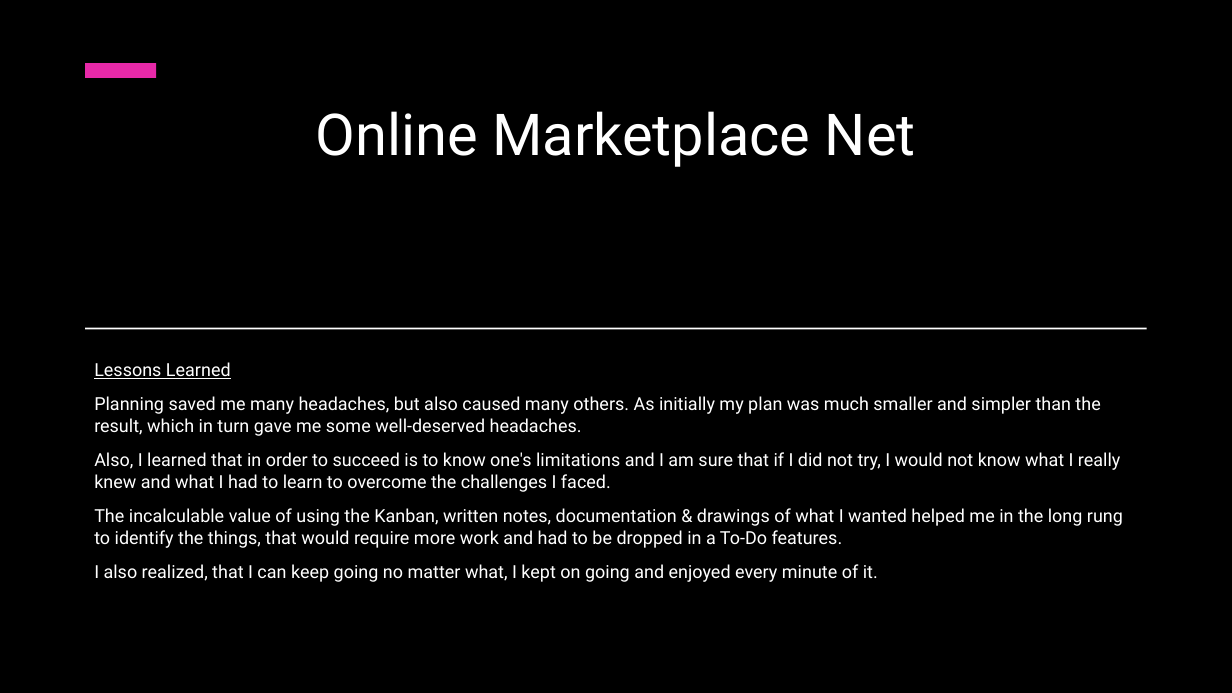
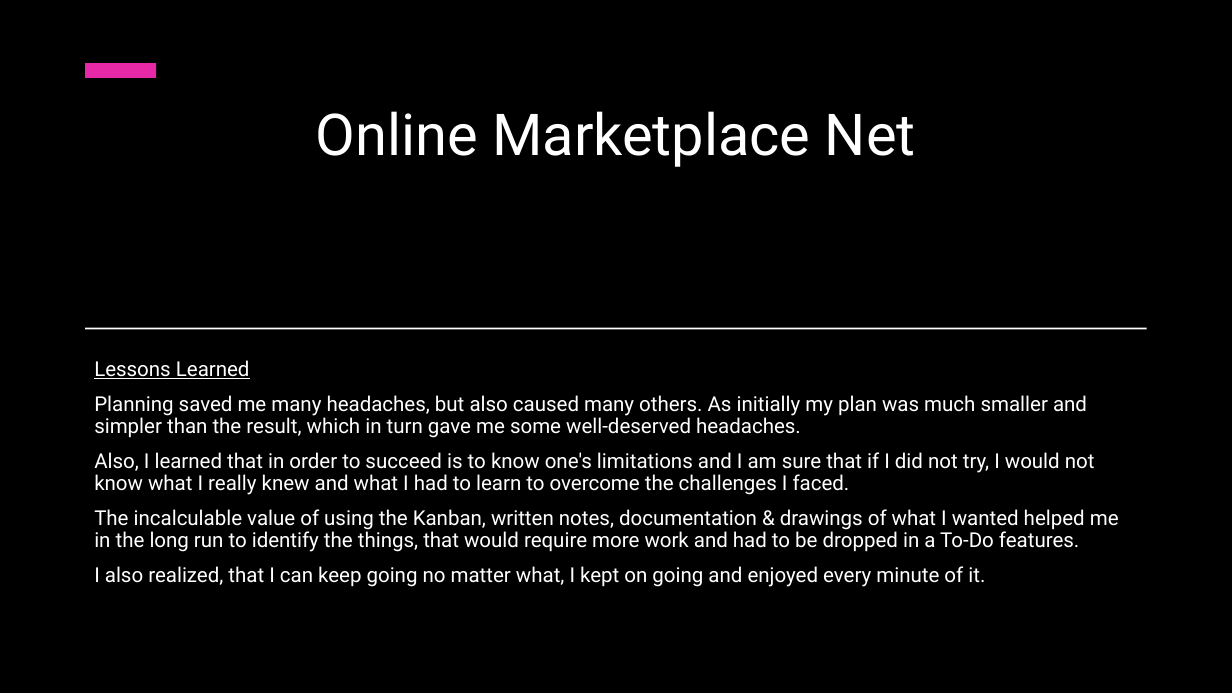
Before and after one commit to johnnyboysydney/Online_Marketplace_Net, a slide deck: slide 7 of Assets/Online Marketplace Net.pptx (slide 6 before the commit). Drawn at 1232x693 pixels with LibreOffice and Linux fonts; fonts in the diff are those of the drawing; background and template pictures are left out. Boxes give left, top, right and bottom in pixels: in the first picture for what was removed or moved away, otherwise in the second. Text is boxed around its words. In the diff, an @@ line names an element or a change of style, - is before the commit and + after.

```diff
--- a/Assets/Online Marketplace Net.pptx
+++ b/Assets/Online Marketplace Net.pptx
@@ text at (94,360,1095,587): size 14 to 16 pt in "Lessons Learned", "Planning saved me many headaches, but also ...", "Also, I learned that in order to ...", "I also realized, that I can keep ..."; line spacing 1 to 0.9 @@
@@ text at (94,509,1119,552): text changed; size 14 to 16 pt @@
-The incalculable value of using the Kanban, written notes, documentation & drawings of what I wanted helped me in the long rung to identify the things, that would require more work and had to be dropped in a To-Do features.
+The incalculable value of using the Kanban, written notes, documentation & drawings of what I wanted helped me in the long run to identify the things, that would require more work and had to be dropped in a To-Do features.
```
Also in this commit, not shown: 7 other slides changed, 3 slides added, 1 other file.
